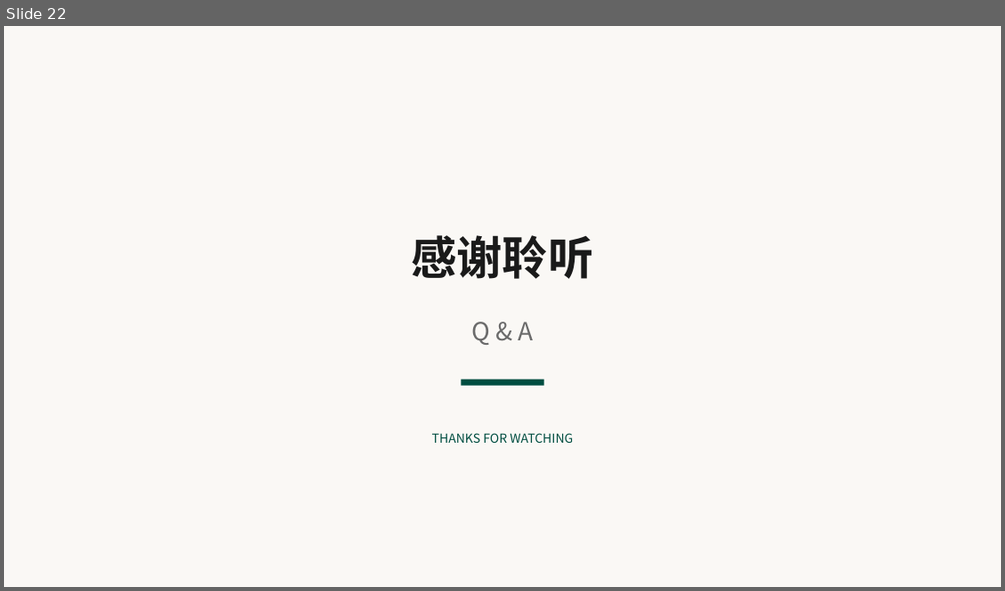
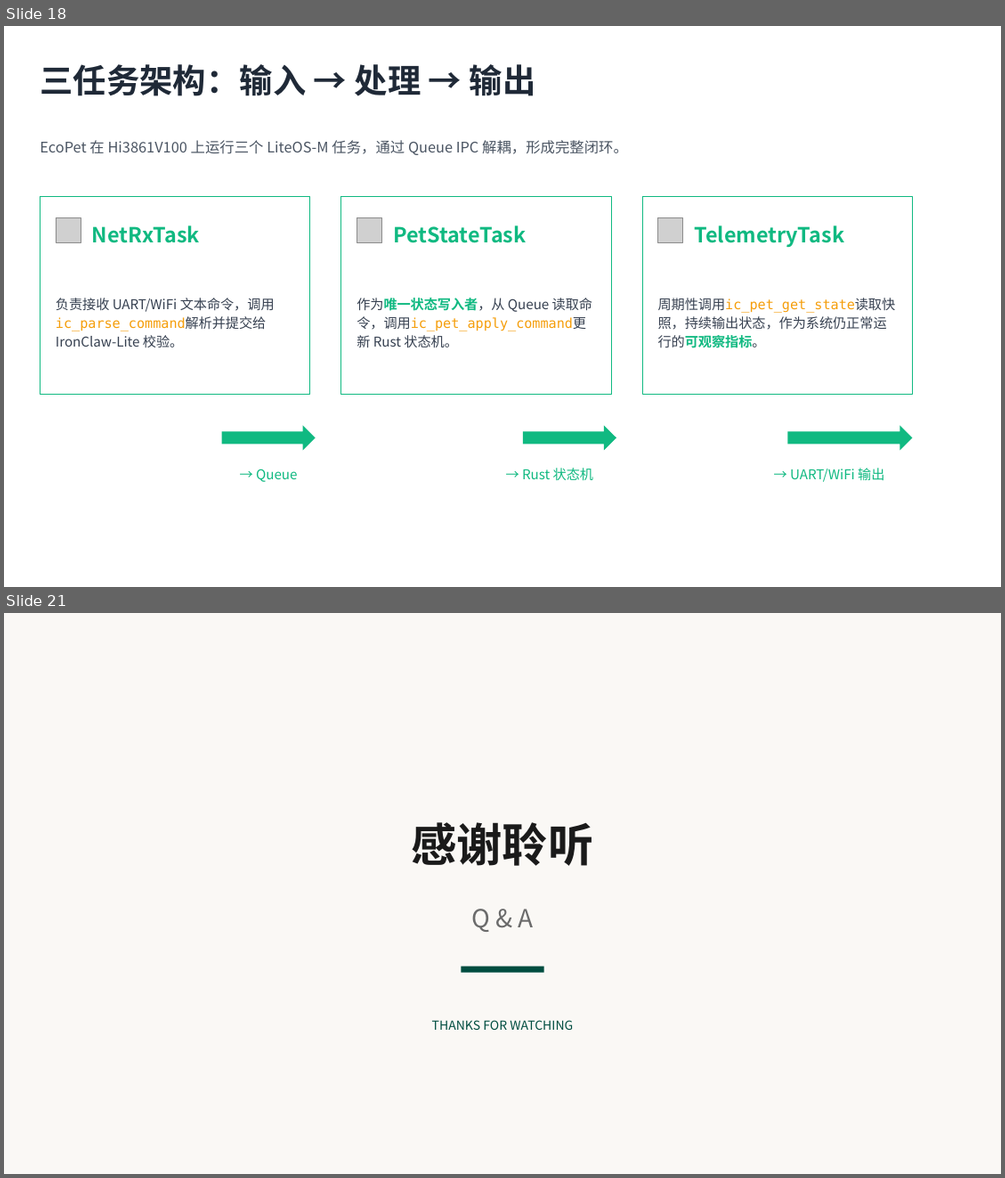
Before and after one commit to OSH-2026/Vexilon, a slide deck: docs/Vexilon项目汇报：基于Rust与IronClaw重构LiteOS-M内核.pptx. Shown one above the other, each under a label of ours: slide 22 before the commit, slides 18 and 21 after it; the slides between them are not shown. The pictures are 1005x591 and 1005x1178 pixels, drawn with LibreOffice and Linux fonts; fonts in the diff are those of the drawing; grey boxes stand for pictures. Boxes give left, top, right and bottom in pixels: in the first picture for what was removed or moved away, otherwise in the second. Text is boxed around its words. In the diff, an @@ line names an element or a change of style, - is before the commit and + after.

```diff
--- a/docs/Vexilon项目汇报：基于Rust与IronClaw重构LiteOS-M内核.pptx
+++ b/docs/Vexilon项目汇报：基于Rust与IronClaw重构LiteOS-M内核.pptx
@@ slide 18 added at [4, 26, 1001, 587], background #FFFFFF @@
@@ text added at [40, 64, 536, 96], 32 pt, text #1F2937, bold @@
+三任务架构：输入 → 处理 → 输出
@@ text added at [40, 140, 628, 155], 14 pt, text #4B5563 @@
+EcoPet 在 Hi3861V100 上运行三个 LiteOS-M 任务，通过 Queue IPC 解耦，形成完整闭环。
@@ rounded rectangle added at [40, 197, 310, 394], fill #FFFFFF, outline #10B981 1 pt @@
@@ rounded rectangle added at [341, 197, 611, 394], fill #FFFFFF, outline #10B981 1 pt @@
@@ rounded rectangle added at [643, 197, 913, 394], fill #FFFFFF, outline #10B981 1 pt @@
@@ picture added at [56, 217, 81, 242] @@
@@ text added at [92, 225, 200, 243], 20 pt, text #10B981, bold @@
+NetRxTask
@@ picture added at [357, 217, 381, 242] @@
@@ text added at [393, 225, 526, 243], 20 pt, text #10B981, bold @@
+PetStateTask
@@ picture added at [658, 217, 683, 242] @@
@@ text added at [694, 225, 844, 248], 20 pt, text #10B981, bold @@
+TelemetryTask
@@ text added at [56, 297, 275, 347], 13 pt, text #374151 @@
+负责接收 UART/WiFi 文本命令，调用ic_parse_command解析并提交给 IronClaw-Lite 校验。
@@ text added at [356, 297, 592, 347], 13 pt, text #374151 @@
+作为唯一状态写入者，从 Queue 读取命令，调用ic_pet_apply_command更新 Rust 状态机。
@@ text added at [658, 297, 896, 348], 13 pt, text #374151 @@
+周期性调用ic_pet_get_state读取快照，持续输出状态，作为系统仍正常运行的可观察指标。
@@ right arrow added at [222, 426, 316, 450], fill #10B981 @@
@@ right arrow added at [523, 426, 616, 450], fill #10B981 @@
@@ right arrow added at [788, 426, 913, 450], fill #10B981 @@
@@ text added at [256, 468, 297, 482], 13 pt, text #10B981 @@
+→ Queue
@@ text added at [522, 467, 593, 481], 13 pt, text #10B981 @@
+→ Rust 状态机
@@ text added at [790, 467, 884, 482], 13 pt, text #10B981 @@
+→ UART/WiFi 输出
@@ what was slide 22 is now slide 21 @@
```
Also in this commit, not shown: 8 slides changed, 9 other slides added, 11 slides removed.
